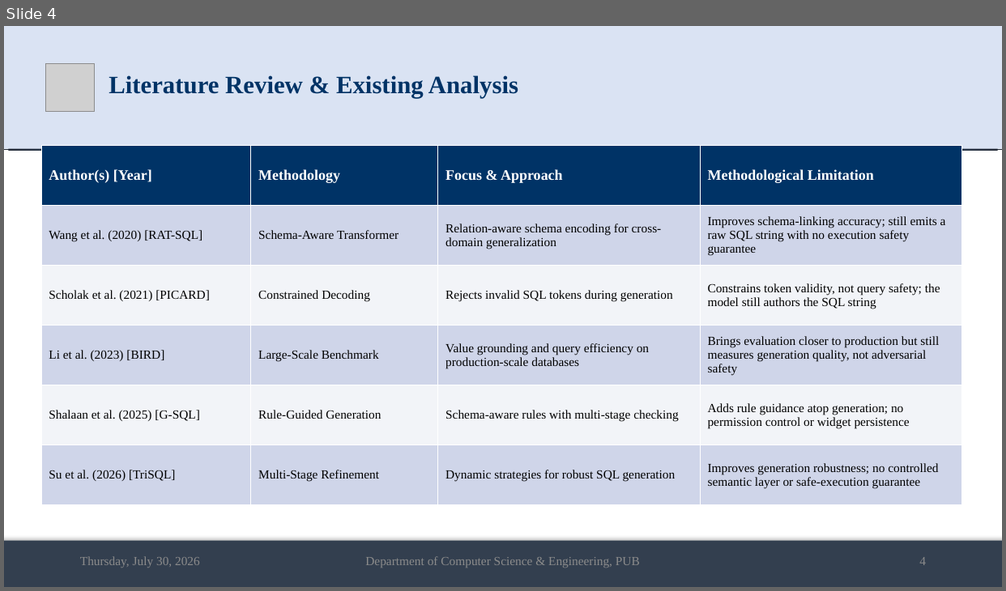
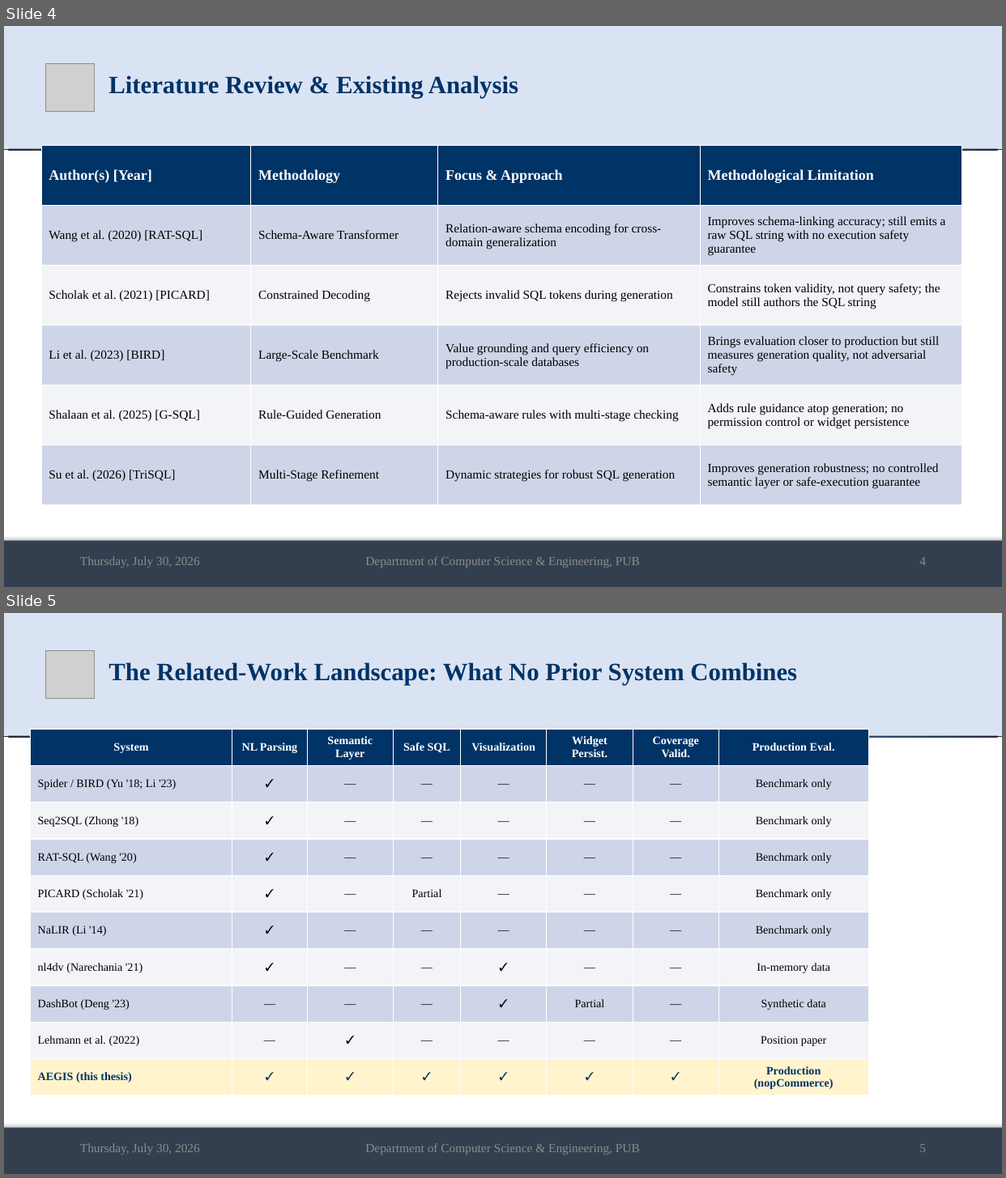
Before and after one commit to md-riaz/AEGIS-Research, a slide deck: docs/scripts/Md_Riaz_Mid_Defense_Final_0322310105101024.pptx. Shown one above the other, each under a label of ours: slide 4 before the commit, slides 4 and 5 after it. The pictures are 1006x591 and 1006x1178 pixels, drawn with LibreOffice and Linux fonts; fonts in the diff are those of the drawing; grey boxes stand for pictures. Boxes give left, top, right and bottom in pixels: in the first picture for what was removed or moved away, otherwise in the second. Text is boxed around its words. In the diff, an @@ line names an element or a change of style, - is before the commit and + after.

```diff
--- a/docs/scripts/Md_Riaz_Mid_Defense_Final_0322310105101024.pptx
+++ b/docs/scripts/Md_Riaz_Mid_Defense_Final_0322310105101024.pptx
@@ slide 5 added at (4,613,1002,1174), background #FFFFFF @@
@@ rectangle added at (4,613,1002,736), fill #DAE3F3 @@
@@ picture added at (46,650,95,698) @@
@@ title added at (108,662,797,685), 24 pt, text #003366, bold @@
+The Related-Work Landscape: What No Prior System Combines
@@ table added at (30,729,868,1096), 10 rows, 8 columns @@
+System | NL Parsing | Semantic Layer | Safe SQL | Visualization | Widget Persist. | Coverage Valid. | Production Eval.
+Spider / BIRD (Yu '18; Li '23) | ✓ | — | — | — | — | — | Benchmark only
+Seq2SQL (Zhong '18) | ✓ | — | — | — | — | — | Benchmark only
+RAT-SQL (Wang '20) | ✓ | — | — | — | — | — | Benchmark only
+PICARD (Scholak '21) | ✓ | — | Partial | — | — | — | Benchmark only
+NaLIR (Li '14) | ✓ | — | — | — | — | — | Benchmark only
+nl4dv (Narechania '21) | ✓ | — | — | ✓ | — | — | In-memory data
+DashBot (Deng '23) | — | — | — | ✓ | Partial | — | Synthetic data
+Lehmann et al. (2022) | — | ✓ | — | — | — | — | Position paper
+AEGIS (this thesis) | ✓ | ✓ | ✓ | ✓ | ✓ | ✓ | Production (nopCommerce)
@@ rectangle added at (4,736,1002,737), fill gradient #B4C7E7 to #4D79C7 to #222A35 @@
@@ rectangle added at (4,1128,1002,1174), fill #333F50 @@
@@ text added at (80,1144,200,1155), 12 pt, text #8C8C8C @@
+Thursday, July 30, 2026
@@ text added at (365,1144,640,1155), 12 pt, text #8C8C8C @@
+Department of Computer Science & Engineering, PUB
@@ text added at (919,1144,926,1152), 12 pt, text #8C8C8C @@
+5
```
Also in this commit, not shown: 15 slides changed, 17 other files.
